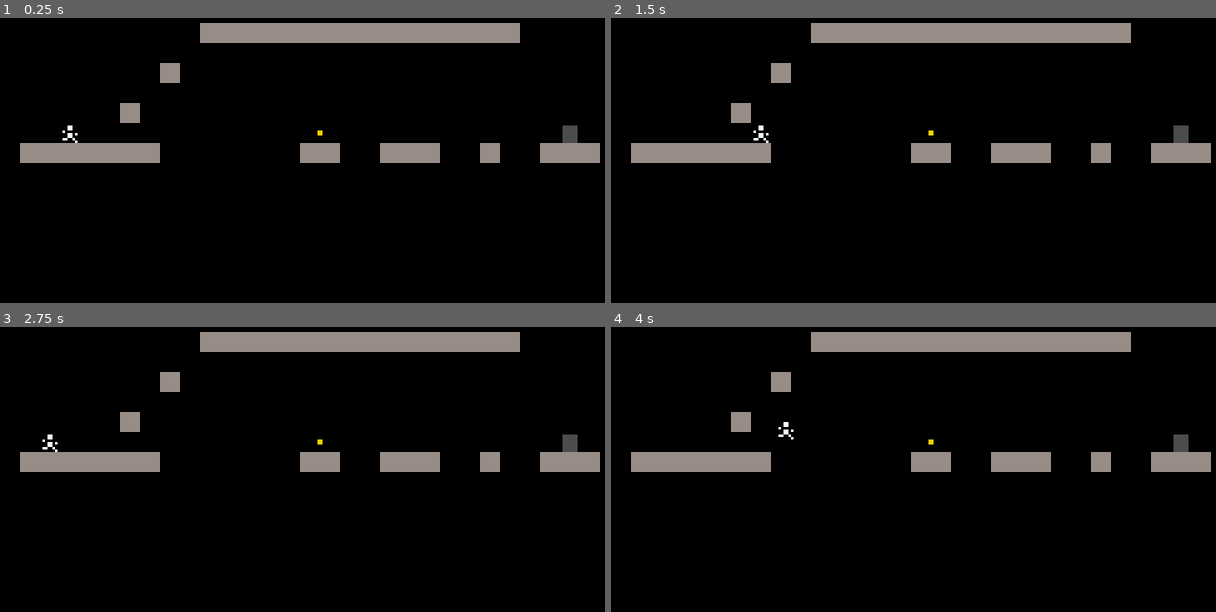
Above: before the commit, frames 1-4 (two rows, left to right).
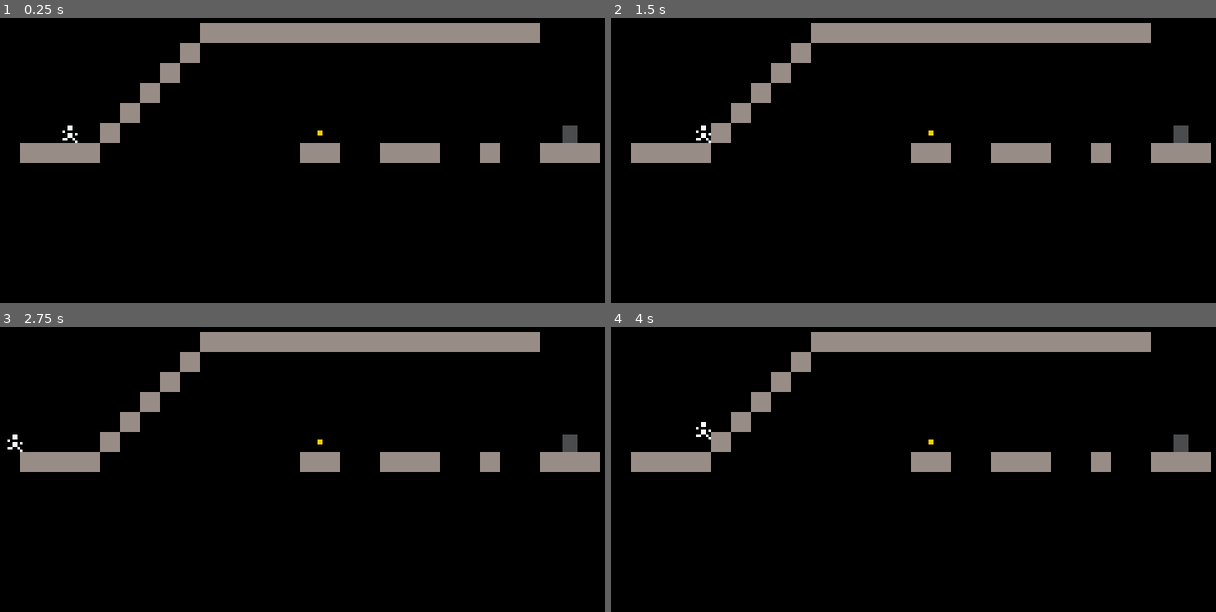
Above: after the commit, the same moments.

Repository: sugarvoid/cave-and-jumps
Game: Godot game, scene res://level/level_1003.tscn
The game is run twice, just before and just after one commit, with the same random seed, the same clock (stepped at 60 frames per second) and the same inputs. This scene is started directly instead of the project's main scene.
Inputs:
- Up to frame 1 (0.25 s): no input
- Up to frame 2 (1.5 s): tap Enter (ui_accept) at 0.5 s; hold D (right) from 0.53 s (still down); tap Space (jump) at 0.77 s
- Up to frame 3 (2.75 s): tap Space (jump) at 1.52 s; release D (right) at 2.03 s; hold A (left) from 2.03 s (still down)
- Up to frame 4 (4 s): tap Enter (ui_accept) at 2.75 s; release A (left) at 2.78 s; hold D (right) from 2.78 s (still down); tap Space (jump) at 3.02, 3.77 s

The runs differ from the first frame. In frame 1, 1.6% of the frame differs, in the area x 16-90%, y 1-51%; in frame 2, 1.7%, in the area x 14-90%, y 1-51%; in frame 3, 1.7%; in frame 4, 1.7%.

Commit message:
Update levels

Diff:
--- a/src/level/level_1003.tscn
+++ b/src/level/level_1003.tscn
@@ -5,4 +5,4 @@
 [node name="LevelBaseClass" instance=ExtResource("1_vcaxg")]
 
 [node name="TileMap" parent="." index="0"]
-layer_0/tile_data = PackedInt32Array(655361, 1, 1, 655362, 1, 1, 655363, 1, 1, 655364, 1, 1, 655365, 1, 1, 655387, 1, 1, 655388, 1, 1, 655389, 1, 1, 655366, 1, 1, 655375, 1, 1, 655376, 1, 1, 262155, 1, 1, 262156, 1, 1, 262157, 1, 1, 655379, 1, 1, 655380, 1, 1, 262158, 1, 1, 262159, 1, 1, 262160, 1, 1, 262161, 1, 1, 524294, 1, 1, 655367, 1, 1, 393224, 1, 1, 262154, 1, 1, 655381, 1, 1, 655384, 1, 1, 262169, 1, 1, 262168, 1, 1, 262167, 1, 1, 262166, 1, 1, 262165, 1, 1, 262164, 1, 1, 262163, 1, 1, 262162, 1, 1)
+layer_0/tile_data = PackedInt32Array(655361, 1, 1, 655362, 1, 1, 655363, 1, 1, 655364, 1, 1, 655387, 1, 1, 655388, 1, 1, 655389, 1, 1, 655375, 1, 1, 655376, 1, 1, 262155, 1, 1, 262156, 1, 1, 262157, 1, 1, 655379, 1, 1, 655380, 1, 1, 262158, 1, 1, 262159, 1, 1, 262160, 1, 1, 262161, 1, 1, 262154, 1, 1, 655381, 1, 1, 655384, 1, 1, 262169, 1, 1, 262168, 1, 1, 262167, 1, 1, 262166, 1, 1, 262165, 1, 1, 262164, 1, 1, 262163, 1, 1, 262162, 1, 1, 262170, 1, 1, 589829, 1, 1, 524294, 1, 1, 458759, 1, 1, 393224, 1, 1, 327689, 1, 1)
--- a/src/level/level_1004.tscn
+++ b/src/level/level_1004.tscn
@@ -5,4 +5,4 @@
 [node name="LevelBaseClass" instance=ExtResource("1_dcj6d")]
 
 [node name="TileMap" parent="." index="0"]
-layer_0/tile_data = PackedInt32Array(655362, 1, 1, 655363, 1 …(519 unchanged characters)… 786448, 1, 1, 655375, 1, 1, 655376, 1, 1)
+layer_0/tile_data = PackedInt32Array(655362, 1, 1, 655363, 1 …(519 unchanged characters)… 786448, 1, 1, 655375, 1, 1, 655376, 1, 1, 851980, 1, 1, 851987, 1, 1, 720915, 1, 1, 720908, 1, 1, 851991, 1, 1, 720919, 1, 1, 851976, 1, 1, 720904, 1, 1)
